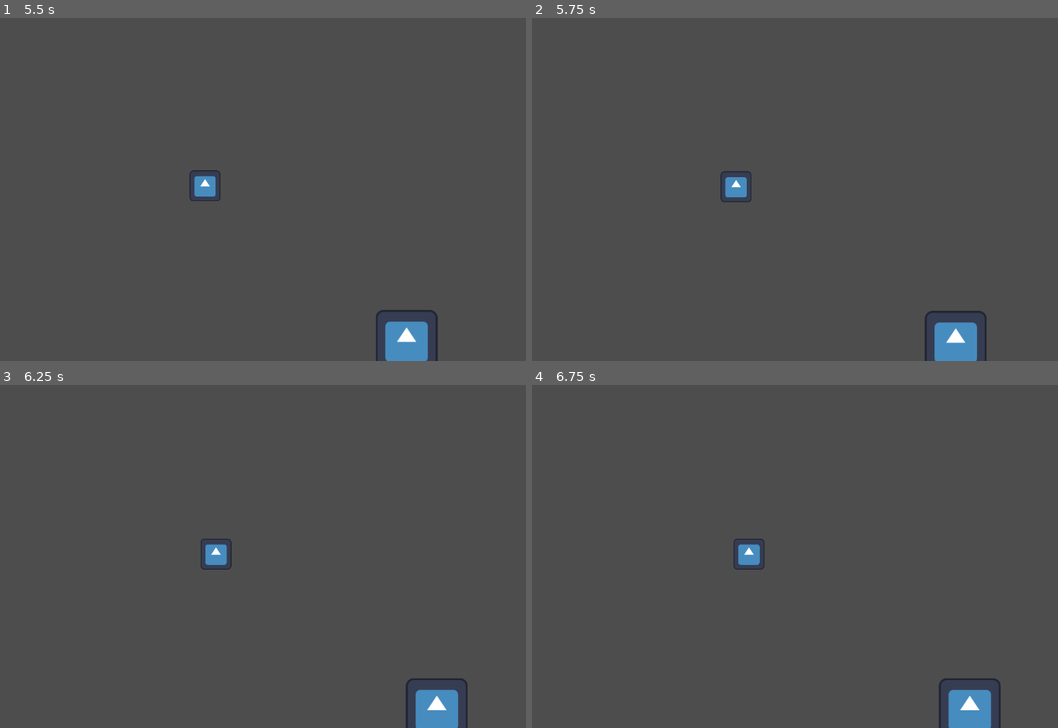
Above: before the commit, frames 1-4 (two rows, left to right).
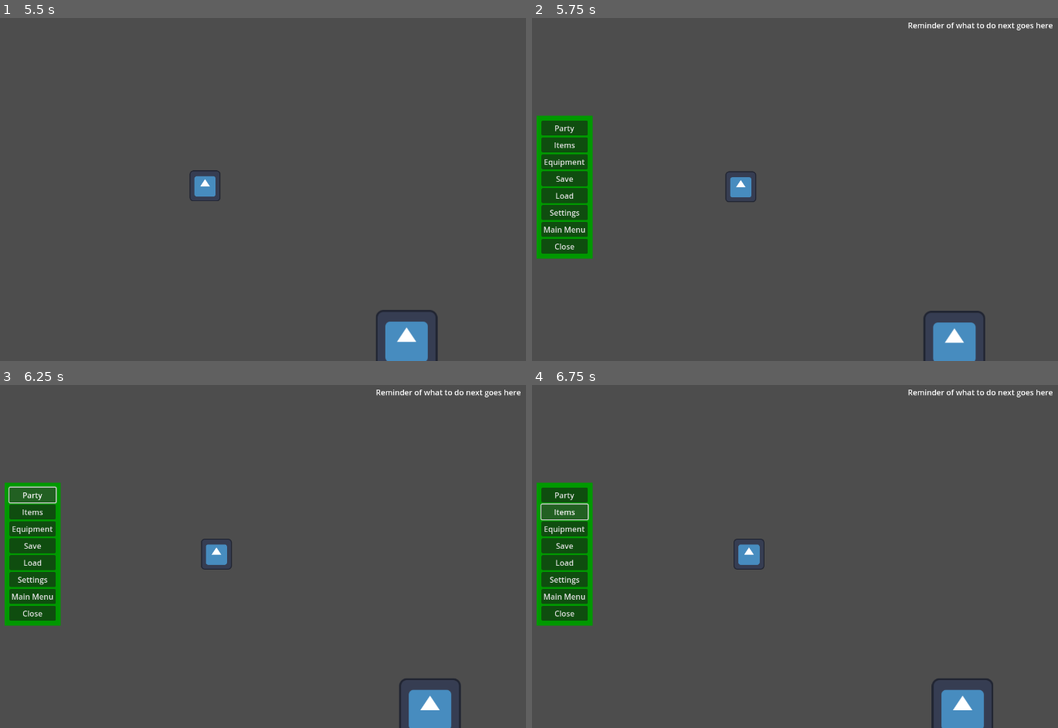
Above: after the commit, the same moments.

Repository: k0bolde/tfjam24
Game: Godot game, scene res://src/TitleScreen.tscn
The game is run twice, just before and just after one commit, with the same random seed, the same clock (stepped at 60 frames per second) and the same inputs. The engine's default icon, where the game draws it, is replaced by a stand-in: a white triangle on a blue panel in a dark square.
Inputs (mouse positions are in pixels of both pictures, inside the frame that each line leads up to):
- Up to frame 1 (5.5 s): click "Settings" at 0.5 s; click "New Game" at 1.25 s; tap Enter at 2 s; hold D (right) 2.03-2.78 s; hold E (interact) 2.03-2.78 s; hold S (down) 2.78-3.53 s; tap Shift (sprint) at 2.85, 4.35 s; hold D (right) 3.53-4.28 s; hold E (interact) 3.53-4.28 s; hold W (up) 4.28-5.03 s; hold A (left) from 5.03 s (still down); hold E (interact) from 5.03 s (still down)
- Up to frame 2 (5.75 s): keep holding A (left); keep holding E (interact); tap Tab (menu) at 5.65 s
- Up to frame 3 (6.25 s): release A (left) at 5.75 s; release E (interact) at 5.75 s; click (31, 494) at 5.75 s, where only the run after the commit has a clickable "Party"
- Up to frame 4 (6.75 s): click (563, 511) at 6.5 s, where only the run after the commit has a clickable "Items"

Frame 1 is identical in both runs. In frame 2, 5.1% of the frame differs, in the area x 0-99%, y 1-100%; in frame 3, 5.4%; in frame 4, 5.4%.

Commit message:
started dialogue, menu

Diff:
--- a/src/Battle.tscn
+++ b/src/Battle.tscn
@@ -10,15 +10,17 @@
 grow_horizontal = 2
 grow_vertical = 2
 
-[node name="VBoxContainer" type="VBoxContainer" parent="."]
-layout_mode = 1
+[node name="CanvasLayer" type="CanvasLayer" parent="."]
+layer = 4
+
+[node name="VBoxContainer" type="VBoxContainer" parent="CanvasLayer"]
 anchors_preset = 15
 anchor_right = 1.0
 anchor_bottom = 1.0
 grow_horizontal = 2
 grow_vertical = 2
 
-[node name="MarginContainer" type="MarginContainer" parent="VBoxContainer"]
+[node name="MarginContainer" type="MarginContainer" parent="CanvasLayer/VBoxContainer"]
 layout_mode = 2
 size_flags_vertical = 3
 theme_override_constants/margin_left = 10
@@ -26,100 +28,95 @@
 theme_override_constants/margin_right = 10
 theme_override_constants/margin_bottom = 10
 
-[node name="HBoxContainer" type="HBoxContainer" parent="VBoxContainer/MarginContainer"]
+[node name="HBoxContainer" type="HBoxContainer" parent="CanvasLayer/VBoxContainer/MarginContainer"]
 layout_mode = 2
 alignment = 1
 
-[node name="MarginContainer" type="MarginContainer" parent="VBoxContainer/MarginContainer/HBoxContainer"]
+[node name="MarginContainer" type="MarginContainer" parent="CanvasLayer/VBoxContainer/MarginContainer/HBoxContainer"]
 layout_mode = 2
 size_flags_horizontal = 6
 
-[node name="TextureRect" type="TextureRect" parent="VBoxContainer/MarginContainer/HBoxContainer/MarginContainer"]
+[node name="TextureRect" type="TextureRect" parent="CanvasLayer/VBoxContainer/MarginContainer/HBoxContainer/MarginContainer"]
 layout_mode = 2
 texture = ExtResource("1_t3y8g")
 stretch_mode = 2
 
-[node name="MarginContainer2" type="MarginContainer" parent="VBoxContainer/MarginContainer/HBoxContainer"]
+[node name="MarginContainer2" type="MarginContainer" parent="CanvasLayer/VBoxContainer/MarginContainer/HBoxContainer"]
 layout_mode = 2
 size_flags_horizontal = 6
 
-[node name="TextureRect2" type="TextureRect" parent="VBoxContainer/MarginContainer/HBoxContainer/MarginContainer2"]
+[node name="TextureRect2" type="TextureRect" parent="CanvasLayer/VBoxContainer/MarginContainer/HBoxContainer/MarginContainer2"]
 layout_mode = 2
 texture = ExtResource("1_t3y8g")
 stretch_mode = 2
 
-[node name="MarginContainer2" type="MarginContainer" parent="VBoxContainer"]
+[node name="MarginContainer2" type="MarginContainer" parent="CanvasLayer/VBoxContainer"]
 layout_mode = 2
 theme_override_constants/margin_left = 10
 theme_override_constants/margin_top = 10
 theme_override_constants/margin_right = 10
 theme_override_constants/margin_bottom = 10
 
-[node name="HBoxContainer" type="HBoxContainer" parent="VBoxContainer/MarginContainer2"]
+[node name="HBoxContainer" type="HBoxContainer" parent="CanvasLayer/VBoxContainer/MarginContainer2"]
 layout_mode = 2
 alignment = 1
 
-[node name="MarginContainer2" type="MarginContainer" parent="VBoxContainer/MarginContainer2/HBoxContainer"]
+[node name="MarginContainer2" type="MarginContainer" parent="CanvasLayer/VBoxContainer/MarginContainer2/HBoxContainer"]
 layout_mode = 2
 size_flags_horizontal = 6
 
-[node name="GridContainer" type="GridContainer" parent="VBoxContainer/MarginContainer2/HBoxContainer/MarginContainer2"]
+[node name="GridContainer" type="GridContainer" parent="CanvasLayer/VBoxContainer/MarginContainer2/HBoxContainer/MarginContainer2"]
 layout_mode = 2
 columns = 3
 
-[node name="BasicAttackButton" type="Button" parent="VBoxContainer/MarginContainer2/HBoxContainer/MarginContainer2/GridContainer"]
+[node name="BasicAttackButton" type="Button" parent="CanvasLayer/VBoxContainer/MarginContainer2/HBoxContainer/MarginContainer2/GridContainer"]
 layout_mode = 2
 text = "Basic Attack"
 
-[node name="AbilitiesButton" type="Button" parent="VBoxContainer/MarginContainer2/HBoxContainer/MarginContainer2/GridContainer"]
+[node name="AbilitiesButton" type="Button" parent="CanvasLayer/VBoxContainer/MarginContainer2/HBoxContainer/MarginContainer2/GridContainer"]
 layout_mode = 2
 text = "Abilities"
 
-[node name="ItemsButton" type="Button" parent="VBoxContainer/MarginContainer2/HBoxContainer/MarginContainer2/GridContainer"]
+[node name="ItemsButton" type="Button" parent="CanvasLayer/VBoxContainer/MarginContainer2/HBoxContainer/MarginContainer2/GridContainer"]
 layout_mode = 2
 text = "Items"
 
-[node name="RunButton" type="Button" parent="VBoxContainer/MarginContainer2/HBoxContainer/MarginContainer2/GridContainer"]
+[node name="RunButton" type="Button" parent="CanvasLayer/VBoxContainer/MarginContainer2/HBoxContainer/MarginContainer2/GridContainer"]
 layout_mode = 2
 text = "Run"
 
-[node name="PassTurnButton" type="Button" parent="VBoxContainer/MarginContainer2/HBoxContainer/MarginContainer2/GridContainer"]
+[node name="PassTurnButton" type="Button" parent="CanvasLayer/VBoxContainer/MarginContainer2/HBoxContainer/MarginContainer2/GridContainer"]
 layout_mode = 2
 text = "Pass Turn"
 
-[node name="MarginContainer" type="MarginContainer" parent="VBoxContainer/MarginContainer2/HBoxContainer"]
+[node name="MarginContainer" type="MarginContainer" parent="CanvasLayer/VBoxContainer/MarginContainer2/HBoxContainer"]
 layout_mode = 2
 size_flags_horizontal = 6
 
-[node name="GridContainer2" type="GridContainer" parent="VBoxContainer/MarginContainer2/HBoxContainer/MarginContainer"]
+[node name="GridContainer2" type="GridContainer" parent="CanvasLayer/VBoxContainer/MarginContainer2/HBoxContainer/MarginContainer"]
 layout_mode = 2
 columns = 2
 
-[node name="Label" type="Label" parent="VBoxContainer/MarginContainer2/HBoxContainer/MarginContainer/GridContainer2"]
+[node name="Label" type="Label" parent="CanvasLayer/VBoxContainer/MarginContainer2/HBoxContainer/MarginContainer/GridContainer2"]
 layout_mode = 2
 text = "Turns"
 
-[node name="TurnsLabel" type="Label" parent="VBoxContainer/MarginContainer2/HBoxContainer/MarginContainer/GridContainer2"]
+[node name="TurnsLabel" type="Label" parent="CanvasLayer/VBoxContainer/MarginContainer2/HBoxContainer/MarginContainer/GridContainer2"]
 layout_mode = 2
 text = "1"
 horizontal_alignment = 1
 
-[node name="Label3" type="Label" parent="VBoxContainer/MarginContainer2/HBoxContainer/MarginContainer/GridContainer2"]
+[node name="Label3" type="Label" parent="CanvasLayer/VBoxContainer/MarginContainer2/HBoxContainer/MarginContainer/GridContainer2"]
 layout_mode = 2
 text = "HP"
 
-[node name="HPBar" type="ProgressBar" parent="VBoxContainer/MarginContainer2/HBoxContainer/MarginContainer/GridContainer2"]
+[node name="HPBar" type="ProgressBar" parent="CanvasLayer/VBoxContainer/MarginContainer2/HBoxContainer/MarginContainer/GridContainer2"]
 custom_minimum_size = Vector2(100, 0)
 layout_mode = 2
 
-[node name="Label4" type="Label" parent="VBoxContainer/MarginContainer2/HBoxContainer/MarginContainer/GridContainer2"]
+[node name="Label4" type="Label" parent="CanvasLayer/VBoxContainer/MarginContainer2/HBoxContainer/MarginContainer/GridContainer2"]
 layout_mode = 2
 text = "MP"
 
-[node name="MPBar" type="ProgressBar" parent="VBoxContainer/MarginContainer2/HBoxContainer/MarginContainer/GridContainer2"]
+[node name="MPBar" type="ProgressBar" parent="CanvasLayer/VBoxContainer/MarginContainer2/HBoxContainer/MarginContainer/GridContainer2"]
 layout_mode = 2
-
-[node name="MarginContainer" type="MarginContainer" parent="."]
-layout_mode = 0
-offset_right = 40.0
-offset_bottom = 40.0
--- /dev/null
+++ b/src/Dialogue.tscn
@@ -0,0 +1,71 @@
+[gd_scene load_steps=2 format=3 uid="uid://ndu6nj6ov7t2"]
+
+[ext_resource type="Texture2D" uid="uid://bt1rpg2uj1bod" path="res://icon.svg" id="1_23wno"]
+
+[node name="Dialogue" type="Control"]
+layout_mode = 3
+anchors_preset = 15
+anchor_right = 1.0
+anchor_bottom = 1.0
+grow_horizontal = 2
+grow_vertical = 2
+
+[node name="MarginContainer3" type="MarginContainer" parent="."]
+layout_mode = 1
+anchors_preset = 2
+anchor_top = 1.0
+anchor_bottom = 1.0
+offset_top = -128.0
+offset_right = 128.0
+grow_vertical = 0
+size_flags_horizontal = 0
+theme_override_constants/margin_left = 40
+
+[node name="PortraitTexture" type="TextureRect" parent="MarginContainer3"]
+unique_name_in_owner = true
+layout_mode = 2
+size_flags_horizontal = 0
+texture = ExtResource("1_23wno")
+
+[node name="MarginContainer" type="MarginContainer" parent="."]
+layout_mode = 1
+anchors_preset = 12
+anchor_top = 1.0
+anchor_right = 1.0
+anchor_bottom = 1.0
+grow_horizontal = 2
+grow_vertical = 0
+
+[node name="MarginContainer2" type="MarginContainer" parent="MarginContainer"]
+layout_mode = 2
+size_flags_horizontal = 3
+theme_override_constants/margin_left = 200
+theme_override_constants/margin_right = 200
+theme_override_constants/margin_bottom = 40
+
+[node name="ColorRect" type="ColorRect" parent="MarginContainer/MarginContainer2"]
+layout_mode = 2
+color = Color(0, 0, 0, 1)
+
+[node name="MarginContainer" type="MarginContainer" parent="MarginContainer/MarginContainer2"]
+layout_mode = 2
+theme_override_constants/margin_left = 10
+theme_override_constants/margin_right = 10
+
+[node name="VBoxContainer" type="VBoxContainer" parent="MarginContainer/MarginContainer2/MarginContainer"]
+layout_mode = 2
+
+[node name="ColorRect" type="ColorRect" parent="MarginContainer/MarginContainer2/MarginContainer/VBoxContainer"]
+layout_mode = 2
+color = Color(0, 0, 0, 1)
+
+[node name="SpeakerLabel" type="Label" parent="MarginContainer/MarginContainer2/MarginContainer/VBoxContainer"]
+unique_name_in_owner = true
+layout_mode = 2
+text = "Speaker:"
+
+[node name="DialogueLabel" type="Label" parent="MarginContainer/MarginContainer2/MarginContainer/VBoxContainer"]
+unique_name_in_owner = true
+custom_minimum_size = Vector2(0, 100)
+layout_mode = 2
+text = "Dialogue"
--- a/src/Globals.gd
+++ b/src/Globals.gd
@@ -4,6 +4,7 @@
 
 #kinda nasty way to get a reference to the player - is set on startup/load by main
 var player
+var main
 var save_data := Save.new()
 
 
--- a/src/Main.gd
+++ b/src/Main.gd
@@ -2,7 +2,44 @@
 # Handles loading new maps, the player, loading/closing battles
 
 @onready var player = $Player
+@onready var menu_node = $MenuNode
+@onready var map_node = $MapNode
+@onready var battle_node = $BattleNode
+@onready var dialogue_node = $DialogueNode
+var battle
+var menu = preload("res://src/Menu.tscn").instantiate()
 
 
 func _ready() -> void:
 	Globals.player = player
+	Globals.main = self
+
+
+func is_menu_up() -> bool:
+	return menu_node.get_child_count() > 0
+
+
+func is_battle_up() -> bool:
+	return battle_node.get_child_count() > 0
+
+
+func is_dialogue_up() -> bool:
+	return dialogue_node.get_child_count() > 0
+
+
+func _input(event: InputEvent) -> void:
+	if event.is_action_pressed("menu"):
+		if is_menu_up():
+			menu_node.remove_child(menu)
+		elif not is_battle_up() and not is_dialogue_up():
+			menu_node.add_child(menu)
+
+
+func start_battle():
+	battle = preload("res://src/Battle.tscn").instantiate()
+	battle_node.add_child(battle)
+
+
+func end_battle():
+	if is_battle_up():
+		battle_node.remove_child(battle)
--- a/src/Main.tscn
+++ b/src/Main.tscn
@@ -35,3 +35,11 @@
 
 [node name="CollisionShape2D" type="CollisionShape2D" parent="StaticBody2D/TalkArea"]
 shape = SubResource("CircleShape2D_ttr6j")
+
+[node name="MenuNode" type="Node" parent="."]
+
+[node name="MapNode" type="Node" parent="."]
+
+[node name="BattleNode" type="Node" parent="."]
+
+[node name="DialogueNode" type="Node" parent="."]
--- /dev/null
+++ b/src/Menu.gd
@@ -0,0 +1,5 @@
+extends Control
+
+
+func _on_close_button_pressed() -> void:
+	queue_free()
--- /dev/null
+++ b/src/Menu.tscn
@@ -0,0 +1,97 @@
+[gd_scene load_steps=2 format=3 uid="uid://f2tca3d1cn16"]
+
+[ext_resource type="Script" path="res://src/Menu.gd" id="1_0c8cn"]
+
+[node name="Menu" type="Control"]
+layout_mode = 3
+anchors_preset = 15
+anchor_right = 1.0
+anchor_bottom = 1.0
+grow_horizontal = 2
+grow_vertical = 2
+script = ExtResource("1_0c8cn")
+
+[node name="CanvasLayer" type="CanvasLayer" parent="."]
+layer = 3
+
+[node name="MarginContainer" type="MarginContainer" parent="CanvasLayer"]
+anchors_preset = 4
+anchor_top = 0.5
+anchor_bottom = 0.5
+offset_top = -113.0
+offset_right = 316.0
+offset_bottom = 113.0
+grow_vertical = 2
+theme_override_constants/margin_left = 200
+
+[node name="ColorRect" type="ColorRect" parent="CanvasLayer/MarginContainer"]
+layout_mode = 2
+color = Color(2.04556e-06, 0.601205, 0, 1)
+
+[node name="MarginContainer" type="MarginContainer" parent="CanvasLayer/MarginContainer"]
+layout_mode = 2
+theme_override_constants/margin_left = 10
+theme_override_constants/margin_top = 10
+theme_override_constants/margin_right = 10
+theme_override_constants/margin_bottom = 10
+
+[node name="VBoxContainer" type="VBoxContainer" parent="CanvasLayer/MarginContainer/MarginContainer"]
+layout_mode = 2
+
+[node name="Label" type="Label" parent="CanvasLayer/MarginContainer/MarginContainer/VBoxContainer"]
+visible = false
+layout_mode = 2
+text = "Menu"
+horizontal_alignment = 1
+
+[node name="HSeparator" type="HSeparator" parent="CanvasLayer/MarginContainer/MarginContainer/VBoxContainer"]
+visible = false
+layout_mode = 2
+
+[node name="PartyButton" type="Button" parent="CanvasLayer/MarginContainer/MarginContainer/VBoxContainer"]
+layout_mode = 2
+text = "Party"
+
+[node name="ItemsButton" type="Button" parent="CanvasLayer/MarginContainer/MarginContainer/VBoxContainer"]
+layout_mode = 2
+text = "Items"
+
+[node name="EquipmentButton" type="Button" parent="CanvasLayer/MarginContainer/MarginContainer/VBoxContainer"]
+layout_mode = 2
+text = "Equipment"
+
+[node name="SaveButton" type="Button" parent="CanvasLayer/MarginContainer/MarginContainer/VBoxContainer"]
+layout_mode = 2
+text = "Save"
+
+[node name="LoadButton" type="Button" parent="CanvasLayer/MarginContainer/MarginContainer/VBoxContainer"]
+layout_mode = 2
+text = "Load"
+
+[node name="SettingsButton" type="Button" parent="CanvasLayer/MarginContainer/MarginContainer/VBoxContainer"]
+layout_mode = 2
+text = "Settings"
+
+[node name="MainMenuButton" type="Button" parent="CanvasLayer/MarginContainer/MarginContainer/VBoxContainer"]
+layout_mode = 2
+text = "Main Menu"
+
+[node name="CloseButton" type="Button" parent="CanvasLayer/MarginContainer/MarginContainer/VBoxContainer"]
+layout_mode = 2
+text = "Close"
+
+[node name="MarginContainer2" type="MarginContainer" parent="CanvasLayer"]
+anchors_preset = 1
+anchor_left = 1.0
+anchor_right = 1.0
+offset_left = -311.0
+offset_bottom = 40.0
+grow_horizontal = 0
+theme_override_constants/margin_top = 10
+theme_override_constants/margin_right = 10
+
+[node name="ReminderLabel" type="Label" parent="CanvasLayer/MarginContainer2"]
+layout_mode = 2
+text = "Reminder of what to do next goes here"
+
+[connection signal="pressed" from="CanvasLayer/MarginContainer/MarginContainer/VBoxContainer/CloseButton" to="." method="_on_close_button_pressed"]
--- a/src/Player.gd
+++ b/src/Player.gd
@@ -7,9 +7,6 @@
 	if event.is_action_pressed("interact"):
 		pass
 
-	if event.is_action_pressed("menu"):
-		pass
-
 	if event.is_action_pressed("sprint"):
 		is_sprinting = true
 	if event.is_action_released("sprint"):
@@ -17,6 +14,8 @@
 
 
 func _physics_process(delta: float) -> void:
+	if Globals.main.is_menu_up():
+		return
 	var dir := Input.get_vector("left", "right", "up", "down")
 	velocity = dir * speed
 	if is_sprinting:
--- /dev/null
+++ b/src/Stats.gd
@@ -0,0 +1,9 @@
+extends Node
+class_name Stats
+
+var hp := 100
+var mp := 100
+var atk := 10
+var def := 10
+var eva := 10
+var lck := 10
--- a/src/TitleScreen.gd
+++ b/src/TitleScreen.gd
@@ -3,3 +3,7 @@
 
 func _on_new_game_button_pressed() -> void:
 	get_tree().change_scene_to_file("res://src/Main.tscn")
+
+
+func _on_quit_button_pressed() -> void:
+	get_tree().quit()
--- a/src/TitleScreen.tscn
+++ b/src/TitleScreen.tscn
@@ -56,3 +56,4 @@
 text = "Quit"
 
 [connection signal="pressed" from="VBoxContainer/NewGameButton" to="." method="_on_new_game_button_pressed"]
+[connection signal="pressed" from="VBoxContainer/QuitButton" to="." method="_on_quit_button_pressed"]
--- /dev/null
+++ b/src/enemies/Enemy.gd
@@ -0,0 +1,10 @@
+extends Node
+
+@export var hp := 10
+var attack_probabilities := {}
+@export var cash_reward := 100
+@export var xp_reward := 100
+@export var level := 1
+var item_drops := {}
+
+var stats := Stats.new()
